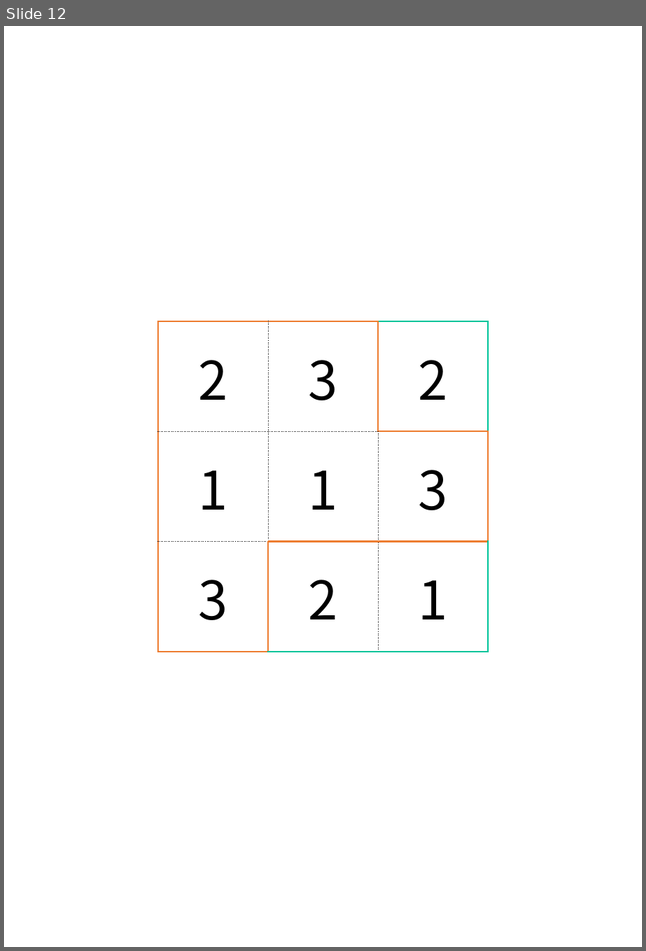
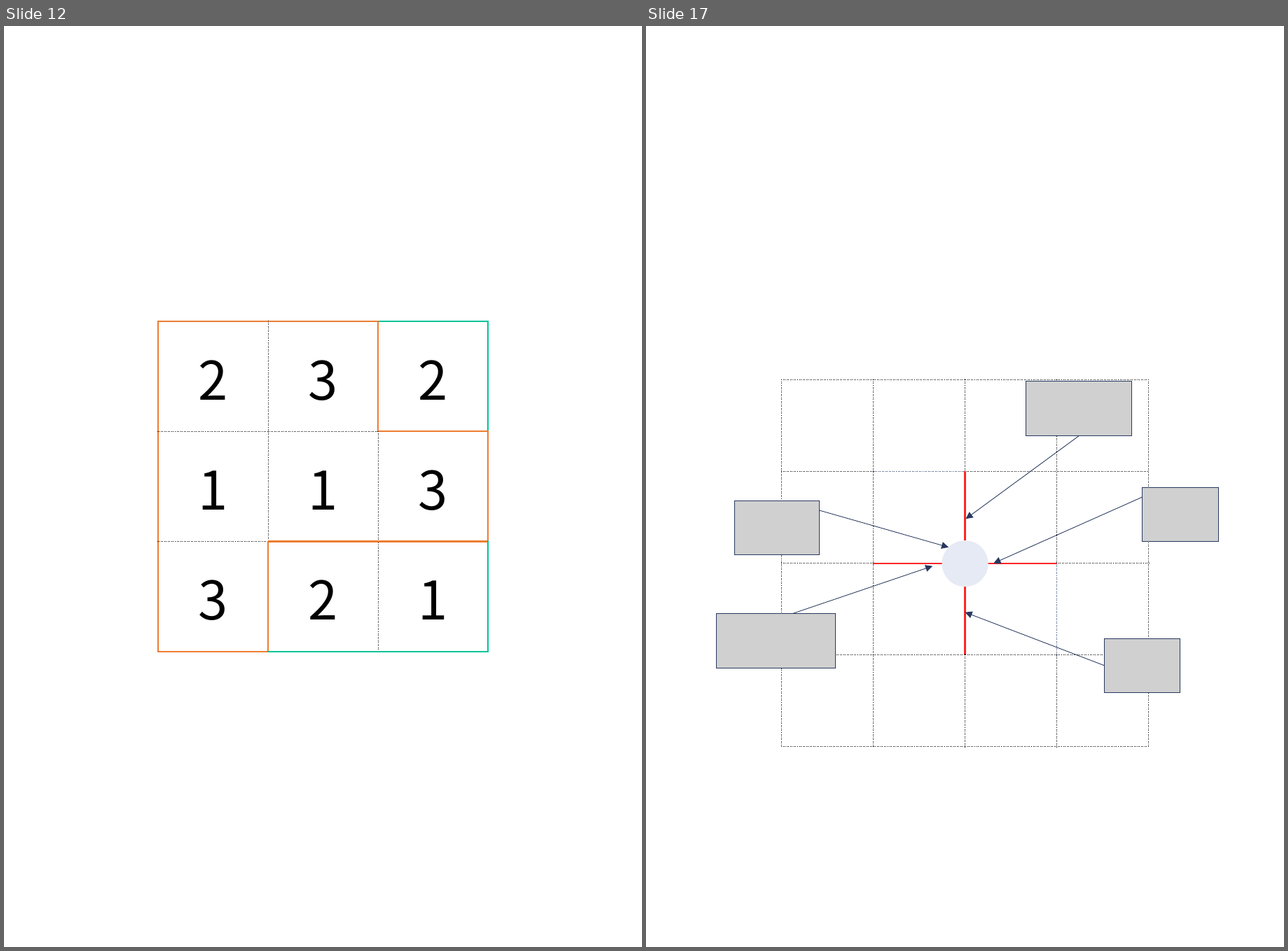
Before and after one commit to itkmaingit/Graduation_Thesis, a slide deck: making/forSVG.pptx. Shown side by side, each under a label of ours: slide 12 before the commit, slides 12 and 17 after it; the slides between them are not shown. The pictures are 646x951 and 1288x951 pixels, drawn with LibreOffice and Linux fonts; fonts in the diff are those of the drawing; grey boxes stand for pictures. Boxes give left, top, right and bottom in pixels: in the first picture for what was removed or moved away, otherwise in the second. Text is boxed around its words. In the diff, an @@ line names an element or a change of style, - is before the commit and + after.

```diff
--- a/making/forSVG.pptx
+++ b/making/forSVG.pptx
@@ slide 17 added at (646, 26, 1284, 947), background #FFFFFF @@
@@ table added at (690, 288, 1241, 839), 6 rows, 6 columns @@
+ |  |  |  |  | 
+ |  |  |  |  | 
+ |  |  |  |  | 
+ |  |  |  |  | 
+ |  |  |  |  | 
+ |  |  |  |  | 
@@ picture added at (1026, 382, 1132, 436) @@
@@ arrow added from (1079, 436) to (966, 519), #28385E 0.5 pt @@
@@ picture added at (734, 501, 820, 555) @@
@@ arrow added from (1142, 497) to (994, 564), #28385E 0.5 pt @@
@@ picture added at (1142, 488, 1218, 542) @@
@@ arrow added from (820, 510) to (948, 548), #28385E 0.5 pt @@
@@ ellipse added at (942, 540, 988, 586), fill #E6EAF4 @@
@@ arrow added from (792, 613) to (932, 566), #28385E 0.5 pt @@
@@ picture added at (717, 613, 836, 668) @@
@@ arrow added from (1104, 665) to (965, 613), #28385E 0.5 pt @@
@@ picture added at (1104, 638, 1180, 692) @@
```
Also in this commit, not shown: 10 slides changed, 11 other slides added, 4 slides removed.
